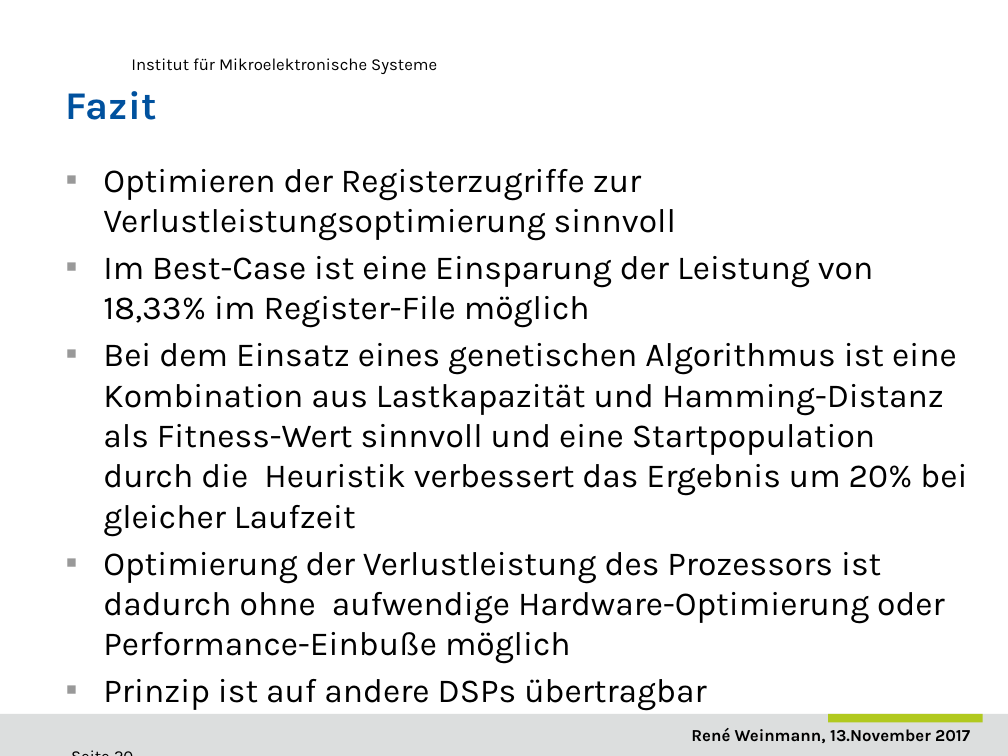
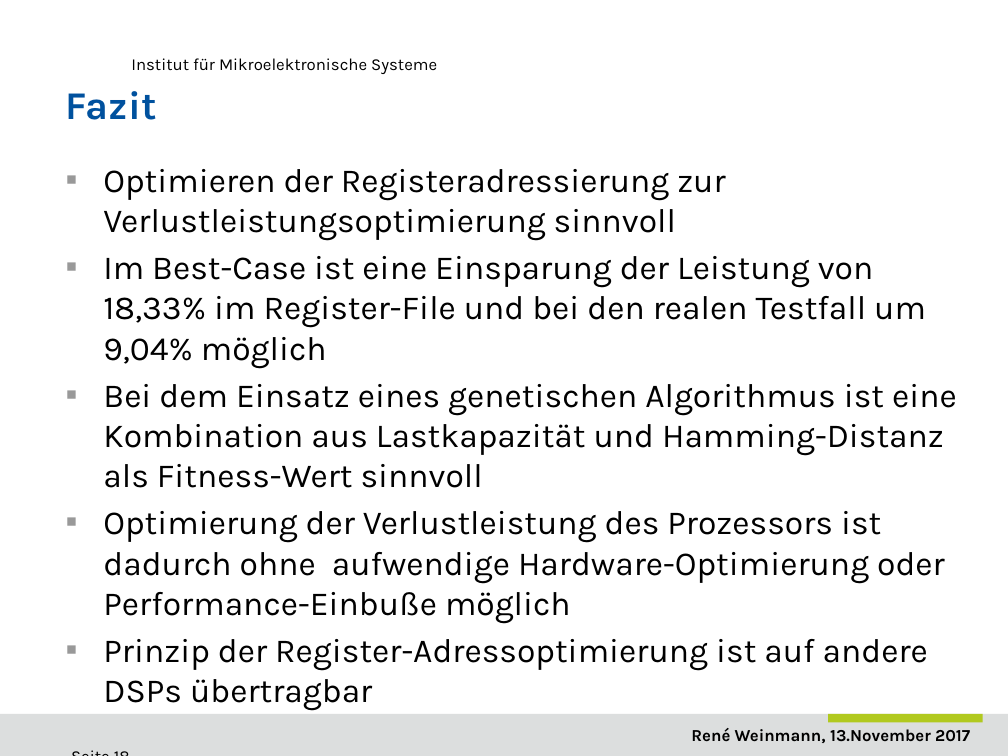
Before and after one commit to ReneWeinmann/Masterarbeit, a slide deck: slide 18 of Presentation_Rene_Weinmann.pptx (slide 20 before the commit). Drawn at 1008x756 pixels with LibreOffice and Linux fonts; fonts in the diff are those of the drawing; background and template pictures are left out. Boxes give left, top, right and bottom in pixels: in the first picture for what was removed or moved away, otherwise in the second. Text is boxed around its words. In the diff, an @@ line names an element or a change of style, - is before the commit and + after.

```diff
--- a/Presentation_Rene_Weinmann.pptx
+++ b/Presentation_Rene_Weinmann.pptx
@@ text at [103, 169, 957, 488]: text changed @@
-▪ Optimieren der Registerzugriffe zur Verlustleistungsoptimierung sinnvoll
-▪ Im Best-Case ist eine Einsparung der Leistung von 18,33% im Register-File möglich
-▪ Bei dem Einsatz eines genetischen Algorithmus ist eine Kombination aus Lastkapazität und Hamming-Distanz als Fitness-Wert sinnvoll und eine Startpopulation durch die Heuristik verbessert das Ergebnis um 20% bei gleicher Laufzeit
+▪ Optimieren der Registeradressierung zur Verlustleistungsoptimierung sinnvoll
+▪ Im Best-Case ist eine Einsparung der Leistung von 18,33% im Register-File und bei den realen Testfall um 9,04% möglich
+▪ Bei dem Einsatz eines genetischen Algorithmus ist eine Kombination aus Lastkapazität und Hamming-Distanz als Fitness-Wert sinnvoll
@@ text at [103, 639, 928, 671]: text changed @@
-▪ Prinzip ist auf andere DSPs übertragbar
+▪ Prinzip der Register-Adressoptimierung ist auf andere DSPs übertragbar
```
Also in this commit, not shown: 11 other slides changed, 1 slide added, 1 slide removed.
